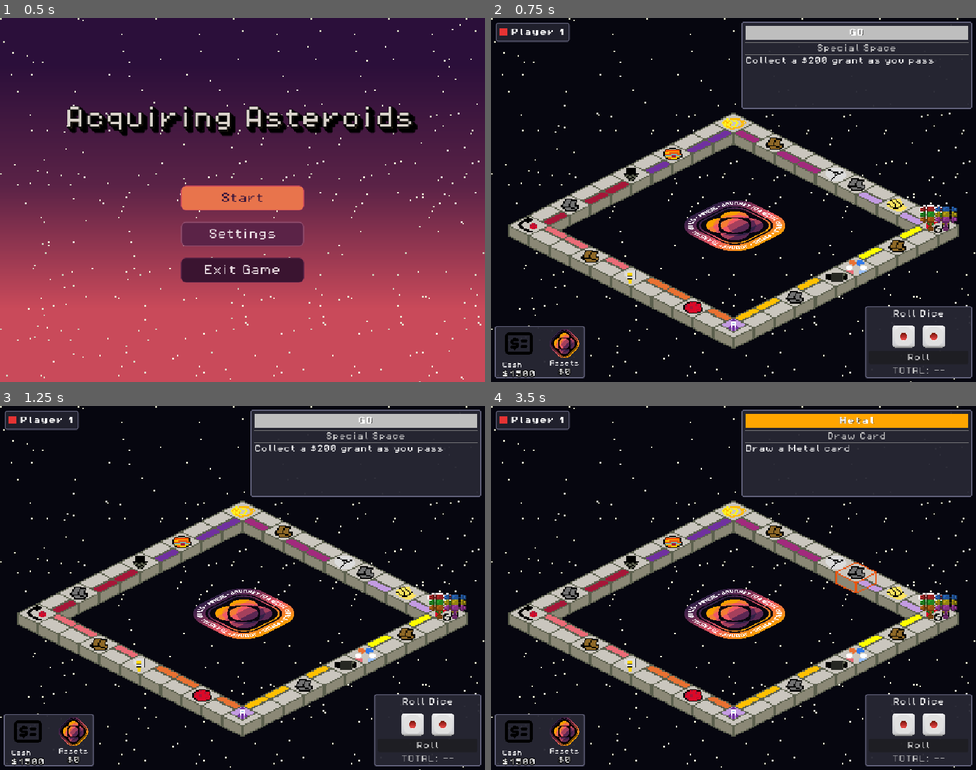
Above: before the commit, frames 1-4 (two rows, left to right).
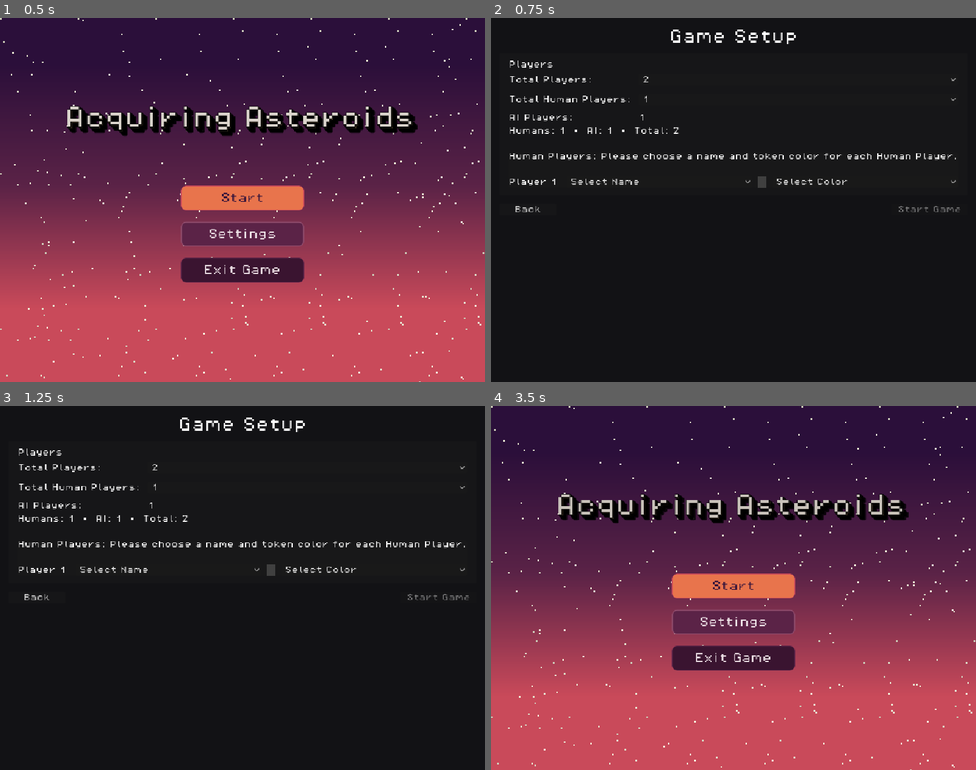
Above: after the commit, the same moments.

Repository: MissionToPsyche-Platinum/platinum_24d_game_psycheopoly-psb
Game: Godot game, scene res://scenes/StartMenu.tscn
Two runs of this game, one before a commit and one after it. Both use one fixed random seed, a clock stepped at 60 frames per second and the inputs below.
Inputs (mouse positions are in pixels of both pictures, inside the frame that each line leads up to):
- Up to frame 1 (0.5 s): no input
- Up to frame 2 (0.75 s): click "Start" at 0.5 s
- Up to frame 3 (1.25 s): no input
- Up to frame 4 (3.5 s): click (660, 569) at 1.25 s, where only the run after the commit has a clickable "Select Name"; click (864, 569) at 2 s, where only the run after the commit has a clickable "Select Color"; click (529, 598) at 2.75 s, where only the run after the commit has a clickable "Back"

Frame 1 is identical in both runs. In frame 2, 33% of the frame differs, in the area x 0-100%, y 0-100%; in frame 3, 33%; in frame 4, 88%.

Commit message:
Updated functionality for game setup screen
made game setup screen have names and colors, names appear as player names on board, game set up screen communicates with board and player state, etc.

Diff:
--- a/scenes/GameSetupScreen.tscn
+++ b/scenes/GameSetupScreen.tscn
@@ -41,9 +41,9 @@
 
 [node name="PlayerMargin" type="MarginContainer" parent="CenterPanel/MarginContainer/Vbox/PlayerCard"]
 layout_mode = 2
-theme_override_constants/margin_left = 16
+theme_override_constants/margin_left = 20
 theme_override_constants/margin_top = 16
-theme_override_constants/margin_right = 16
+theme_override_constants/margin_right = 20
 theme_override_constants/margin_bottom = 16
 
 [node name="PlayerVBox" type="VBoxContainer" parent="CenterPanel/MarginContainer/Vbox/PlayerCard/PlayerMargin"]
@@ -57,7 +57,7 @@
 [node name="Grid" type="GridContainer" parent="CenterPanel/MarginContainer/Vbox/PlayerCard/PlayerMargin/PlayerVBox"]
 layout_mode = 2
 theme_override_constants/h_separation = 16
-theme_override_constants/v_separation = 10
+theme_override_constants/v_separation = 18
 columns = 2
 
 [node name="TotalLabel" type="Label" parent="CenterPanel/MarginContainer/Vbox/PlayerCard/PlayerMargin/PlayerVBox/Grid"]
@@ -71,6 +71,7 @@
 
 [node name="HumanLabel" type="Label" parent="CenterPanel/MarginContainer/Vbox/PlayerCard/PlayerMargin/PlayerVBox/Grid"]
 layout_mode = 2
+theme_override_constants/line_spacing = 3
 text = "Total Human Players:"
 
 [node name="HumanOption" type="OptionButton" parent="CenterPanel/MarginContainer/Vbox/PlayerCard/PlayerMargin/PlayerVBox/Grid"]
@@ -92,15 +93,19 @@
 layout_mode = 2
 text = "Human 1 AI 1 Total: 2"
 
+[node name="Gap_1" type="Control" parent="CenterPanel/MarginContainer/Vbox/PlayerCard/PlayerMargin/PlayerVBox"]
+custom_minimum_size = Vector2(0, 14)
+layout_mode = 2
+
 [node name="HumansCard" type="PanelContainer" parent="CenterPanel/MarginContainer/Vbox/PlayerCard/PlayerMargin/PlayerVBox"]
 layout_mode = 2
 
 [node name="HumansMargin" type="MarginContainer" parent="CenterPanel/MarginContainer/Vbox/PlayerCard/PlayerMargin/PlayerVBox/HumansCard"]
 layout_mode = 2
 theme_override_constants/margin_left = 16
-theme_override_constants/margin_top = 16
-theme_override_constants/margin_right = 16
-theme_override_constants/margin_bottom = 16
+theme_override_constants/margin_top = 20
+theme_override_constants/margin_right = 20
+theme_override_constants/margin_bottom = 20
 
 [node name="HumansVbox" type="VBoxContainer" parent="CenterPanel/MarginContainer/Vbox/PlayerCard/PlayerMargin/PlayerVBox/HumansCard"]
 layout_mode = 2
@@ -108,12 +113,32 @@
 
 [node name="HumansTitle" type="Label" parent="CenterPanel/MarginContainer/Vbox/PlayerCard/PlayerMargin/PlayerVBox/HumansCard/HumansVbox"]
 layout_mode = 2
-text = "Human Players:"
+text = "Human Players: Please choose a name and token color for each Human Player."
+
+[node name="Gap_2" type="Control" parent="CenterPanel/MarginContainer/Vbox/PlayerCard/PlayerMargin/PlayerVBox/HumansCard/HumansVbox"]
+custom_minimum_size = Vector2(0, 10)
+layout_mode = 2
 
 [node name="HumansList" type="VBoxContainer" parent="CenterPanel/MarginContainer/Vbox/PlayerCard/PlayerMargin/PlayerVBox/HumansCard/HumansVbox"]
 unique_name_in_owner = true
 layout_mode = 2
+theme_override_constants/separation = 18
 
-[node name="HumansHint" type="Label" parent="CenterPanel/MarginContainer/Vbox/PlayerCard/PlayerMargin/PlayerVBox/HumansCard/HumansVbox"]
+[node name="BottomRow" type="HBoxContainer" parent="CenterPanel/MarginContainer/Vbox"]
 layout_mode = 2
-text = "Please choose a name and token color for each human player."
+
+[node name="BackButton" type="Button" parent="CenterPanel/MarginContainer/Vbox/BottomRow"]
+unique_name_in_owner = true
+custom_minimum_size = Vector2(120, 0)
+layout_mode = 2
+text = "Back"
+
+[node name="Spacer" type="Control" parent="CenterPanel/MarginContainer/Vbox/BottomRow"]
+layout_mode = 2
+size_flags_horizontal = 3
+
+[node name="StartButton" type="Button" parent="CenterPanel/MarginContainer/Vbox/BottomRow"]
+unique_name_in_owner = true
+custom_minimum_size = Vector2(160, 0)
+layout_mode = 2
+text = "Start Game"
--- a/scripts/core/game_setup_screen.gd
+++ b/scripts/core/game_setup_screen.gd
@@ -6,6 +6,8 @@
 @onready var ai_value: Label = %AIValue
 @onready var summary_label: Label = %SummaryLabel
 @onready var humans_list: VBoxContainer = %HumansList
+@onready var start_button: Button = %StartButton
+@onready var back_button: Button = %BackButton
 
 
 
@@ -47,8 +49,14 @@
 	total_option.item_selected.connect(_on_total_selected)
 	human_option.item_selected.connect(_on_human_selected)
 
+	start_button.pressed.connect(_on_start_pressed)
+	back_button.pressed.connect(_on_back_pressed)
+
+
 	_update_summary()
 	_rebuild_human_rows()
+	_refresh_start_button()
+
 
 
 # ---------------------------
@@ -113,12 +121,16 @@
 	var value := total_option.get_item_id(index)
 	_set_total_players(value)
 	_rebuild_human_rows()
+	_apply_setup_to_gamestate()
+
 
 
 func _on_human_selected(index: int) -> void:
 	var value := human_option.get_item_id(index)
 	_set_human_players(value)
 	_rebuild_human_rows()
+	_apply_setup_to_gamestate()
+
 
 func _rebuild_human_rows() -> void:
 	# Ensure human_configs matches human_players length
@@ -141,6 +153,7 @@
 
 	# After rows exist, enforce uniqueness (no duplicate names/colors)
 	_apply_uniqueness_rules()
+	_refresh_start_button()
 
 
 func _create_human_row(player_index: int) -> HBoxContainer:
@@ -159,7 +172,7 @@
 	var name_opt := OptionButton.new()
 	name_opt.name = "NameOption"
 	name_opt.size_flags_horizontal = Control.SIZE_EXPAND_FILL
-	_fill_optionbutton(name_opt, NAME_POOL)
+	_fill_optionbutton(name_opt, NAME_POOL, "Select Name")
 	row.add_child(name_opt)
 
 	var swatch := ColorRect.new()
@@ -172,7 +185,7 @@
 	var color_opt := OptionButton.new()
 	color_opt.name = "ColorOption"
 	color_opt.size_flags_horizontal = Control.SIZE_EXPAND_FILL
-	_fill_optionbutton(color_opt, COLOR_POOL)
+	_fill_optionbutton(color_opt, COLOR_POOL, "Select Color")
 	row.add_child(color_opt)
 
 	# Load existing selections (if any)
@@ -185,21 +198,30 @@
 	name_opt.item_selected.connect(func(idx: int) -> void:
 		human_configs[player_index]["name"] = name_opt.get_item_text(idx)
 		_apply_uniqueness_rules()
-	)
+		_apply_setup_to_gamestate()
+		_refresh_start_button()
+
+)
+
+
 
 	color_opt.item_selected.connect(func(idx: int) -> void:
 		human_configs[player_index]["color"] = color_opt.get_item_text(idx)
 		_update_swatch_from_dropdown(swatch, color_opt)
 		_apply_uniqueness_rules()
+		_apply_setup_to_gamestate()
+		_refresh_start_button()
+
 )
 
 
+
 	return row
 
 
-func _fill_optionbutton(opt: OptionButton, values: Array) -> void:
+func _fill_optionbutton(opt: OptionButton, values: Array, placeholder: String) -> void:
 	opt.clear()
-	opt.add_item("-- Select --", -1)
+	opt.add_item(placeholder, -1)
 
 	for i in range(values.size()):
 		var v = values[i]
@@ -207,6 +229,7 @@
 			opt.add_item(str(v["label"]), i)
 		else:
 			opt.add_item(str(v), i)
+
 
 
 
@@ -242,13 +265,14 @@
 		var name_opt: OptionButton = row.get_node("NameOption")
 		var color_opt: OptionButton = row.get_node("ColorOption")
 
-		var current_name := name_opt.get_item_text(name_opt.selected)
-		var current_color := color_opt.get_item_text(color_opt.selected)
+		var current_name := "" if name_opt.selected == 0 else name_opt.get_item_text(name_opt.selected)
+		var current_color := "" if color_opt.selected == 0 else color_opt.get_item_text(color_opt.selected)
+
 
 		# Names
 		for i in range(name_opt.item_count):
 			var text := name_opt.get_item_text(i)
-			if text == "-- Select --":
+			if i == 0:
 				name_opt.set_item_disabled(i, false)
 				continue
 
@@ -258,7 +282,7 @@
 		# Colors
 		for i in range(color_opt.item_count):
 			var text := color_opt.get_item_text(i)
-			if text == "-- Select --":
+			if i == 0:
 				color_opt.set_item_disabled(i, false)
 				continue
 
@@ -277,3 +301,59 @@
 		return
 
 	swatch.color = COLOR_POOL[id]["color"]
+
+func _color_label_to_index(label: String) -> int:
+	for i in range(COLOR_POOL.size()):
+		if COLOR_POOL[i]["label"] == label:
+			return i
+	return 0 # fallback (Red)
+
+func _on_start_pressed() -> void:
+	if start_button.disabled:
+		return
+
+	_apply_setup_to_gamestate()
+
+	get_tree().change_scene_to_file("res://scenes/GameBoard.tscn")
+
+
+func _on_back_pressed() -> void:
+	# Return to main menu
+	get_tree().change_scene_to_file("res://scenes/StartMenu.tscn")
+
+func _is_setup_valid() -> bool:
+	# Must have correct number of human configs
+	if human_configs.size() != human_players:
+		return false
+
+	for cfg in human_configs:
+		var n: String = str(cfg.get("name", ""))
+		var c: String = str(cfg.get("color", ""))
+
+		# Must not be blank
+		if n.strip_edges() == "" or c.strip_edges() == "":
+			return false
+
+		# Must not be the placeholder
+		if n == "-- Select --" or c == "-- Select --":
+			return false
+
+	return true
+
+
+func _refresh_start_button() -> void:
+	var ok := _is_setup_valid()
+	start_button.disabled = not ok
+
+
+
+func _apply_setup_to_gamestate() -> void:
+	var humans_for_game: Array[Dictionary] = []
+
+	for cfg in human_configs:
+		humans_for_game.append({
+			"name": cfg["name"],
+			"color_index": _color_label_to_index(cfg["color"])
+		})
+
+	GameState.apply_setup(total_players, humans_for_game)
--- a/scripts/core/game_state.gd
+++ b/scripts/core/game_state.gd
@@ -41,6 +41,13 @@
 
 signal purchase_property(property, player)
 
+#other signals
+
+signal difficulty_changed(new_value: String)
+signal colorblind_mode_changed(enabled: bool)
+signal setup_changed()
+
+
 
 # ------------------------------------------------------------------------------
 # Global difficulty (used by StartMenu.gd)
@@ -77,6 +84,16 @@
 # Whether a game is currently active
 var game_active: bool = false
 
+# Accessibility
+var colorblind_mode: bool = false
+
+# Setup selections (filled by GameSetupScreen before starting board)
+# Each: { "name": String, "color_index": int }
+var setup_humans: Array[Dictionary] = []
+
+var setup_human_count: int = 1
+
+
 
 func _ready() -> void:
 	# connect signals
@@ -92,13 +109,35 @@
 
 
 func _setup_players() -> void:
+	# Clear old players if reconfiguring
+	for p in players:
+		if is_instance_valid(p):
+			p.queue_free()
+	players.clear()
+
 	for i in range(player_count):
 		var player = PlayerState.new()
 		player.player_id = i
-		player.player_name = "Player " + str(i + 1)
-		player.balance = 1500  # TODO: Change to constant
+		player.balance = 1500
+
+		# Apply human config if provided
+		if i < setup_humans.size():
+			var cfg: Dictionary = setup_humans[i]
+
+			player.player_name = str(cfg.get("name", "Player " + str(i + 1)))
+
+			var color_index: int = int(cfg.get("color_index", i))
+			color_index = clampi(color_index, 0, PLAYER_COLORS.size() - 1)
+			player.player_color = PLAYER_COLORS[color_index]
+		else:
+	# AI player
+			player.player_name = "AI " + str(i + 1)
+			player.player_color = PLAYER_COLORS[i % PLAYER_COLORS.size()]
+
+
 		players.append(player)
 		add_child(player)
+
 
 
 ## Changes the ownership of an ownable property
@@ -164,10 +203,25 @@
 
 
 func set_difficulty(new_difficulty: String) -> void:
-	## Simple setter used by StartMenu.gd
-	## You can add validation or mapping here later if needed.
 	difficulty = new_difficulty
+	emit_signal("difficulty_changed", difficulty)
 	print("GameState difficulty set to: ", difficulty)
+
+func set_colorblind_mode(enabled: bool) -> void:
+	if enabled == colorblind_mode:
+		return
+	colorblind_mode = enabled
+	emit_signal("colorblind_mode_changed", colorblind_mode)
+	emit_signal("setup_changed")
+
+func apply_setup(total_players: int, humans: Array[Dictionary]) -> void:
+	player_count = total_players
+	setup_humans = humans.duplicate(true)
+	setup_human_count = setup_humans.size()
+
+	_setup_players()
+
+	emit_signal("setup_changed")
 
 
 # ------------------------------------------------------------------------------
--- a/scripts/core/player_state.gd
+++ b/scripts/core/player_state.gd
@@ -1,10 +1,12 @@
 extends Node
-
 class_name PlayerState
 
 # Player identification
 var player_id: int = 0
 var player_name: String = "Player"
+
+# Visual identity (token/UI)
+var player_color: Color = Color.WHITE
 
 # Board position (0-39)
 var board_space: int = 0
--- a/scripts/ui/start_menu.gd
+++ b/scripts/ui/start_menu.gd
@@ -45,8 +45,8 @@
 # ============================
 
 func _on_start_pressed() -> void:
-	# Make sure this matches our game scene path
-	get_tree().change_scene_to_file("res://scenes/GameBoard.tscn")
+	get_tree().change_scene_to_file("res://scenes/GameSetupScreen.tscn")
+
 
 
 func _on_settings_pressed() -> void:
